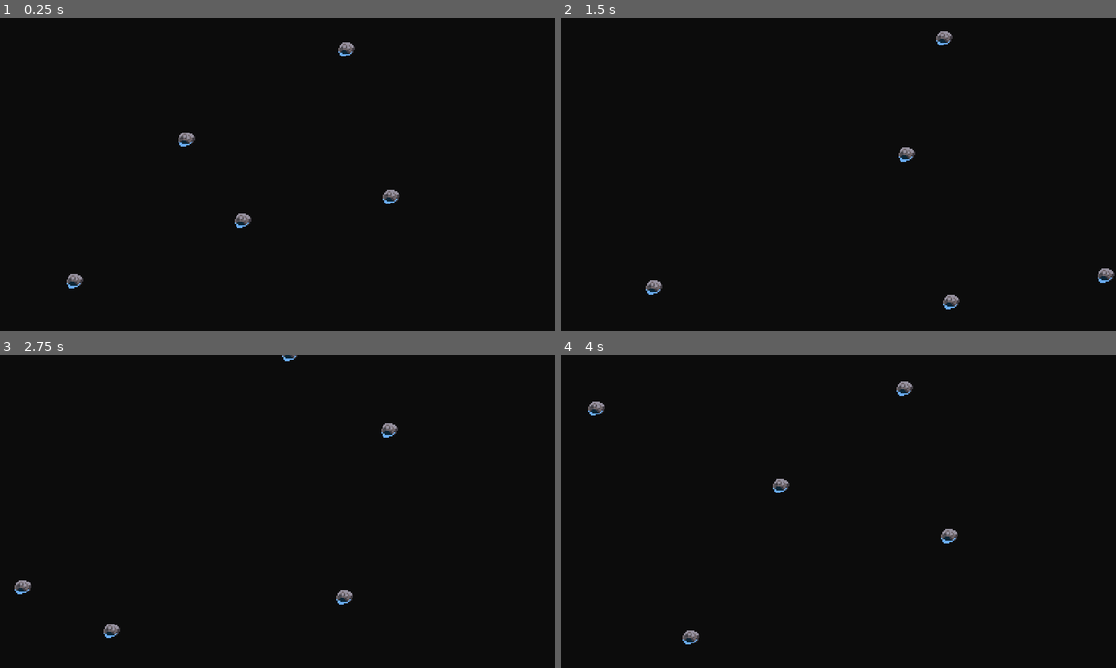
Above: before the commit, frames 1-4 (two rows, left to right).
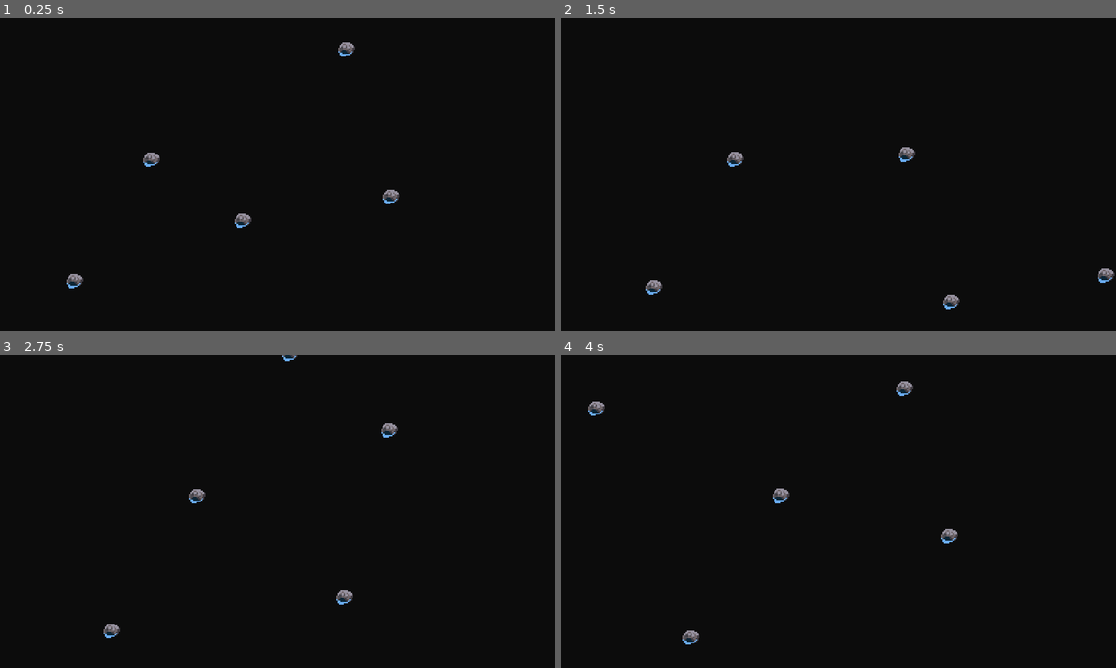
Above: after the commit, the same moments.

Repository: BuggyOffmoz/Space-Survivors
Game: Godot game, scene res://TestLab/EnemyLab/LinearMovementLab.tscn
Same seed, same stepped clock (60 frames per second), same inputs: the game is played once before the commit and once after it. This scene is started directly instead of the project's main scene.
Inputs (mouse positions are in pixels of both pictures, inside the frame that each line leads up to):
- Up to frame 1 (0.25 s): no input
- Up to frame 2 (1.5 s): tap Enter (Enter) at 0.5, 0.6 s; move the mouse to (960, 158) at 0.52 s; hold D (K_Right) 0.53-1.28 s; click (960, 158) at 0.67 s; move the mouse to (727, 190) at 1.27 s; hold S (K_Down) from 1.28 s (still down); tap Space (Special) at 1.35 s
- Up to frame 3 (2.75 s): move the mouse to (333, 442) at 2.02 s; release S (K_Down) at 2.03 s; hold D (K_Right) from 2.03 s (still down); tap Enter (Enter) at 2.1 s
- Up to frame 4 (4 s): move the mouse to (810, 574) at 2.77 s; release D (K_Right) at 2.78 s; hold W (K_Up) 2.78-3.53 s; tap Space (Special) at 2.85 s; click (810, 574) at 2.92 s; move the mouse to (1005, 558) at 3.52 s; hold A (K_Left) from 3.53 s (still down); tap Enter (Enter) at 3.6 s

The runs differ from the first frame. In frame 1, 0.2% of the frame differs, in the area x 25-36%, y 36-48%; in frame 2, 0.2%, in the area x 29-71%, y 4-48%; in frame 3, 0.2%; in frame 4, 0.2%.

Commit message:
incident

Diff:
--- a/TestLab/EnemyLab/LinearMovementLab.tscn
+++ b/TestLab/EnemyLab/LinearMovementLab.tscn
@@ -14,7 +14,10 @@
 position = Vector2(340.082, 328.836)
 
 [node name="MovementComponent" parent="TestEnemy" index="2"]
-speed = 6.8
+speed = 0.7
+
+[node name="targetVector" parent="TestEnemy/MovementComponent" index="0"]
+position = Vector2(548.918, -6.836)
 
 [node name="TestEnemy2" parent="." instance=ExtResource("1_q4flr")]
 position = Vector2(678, 444)
